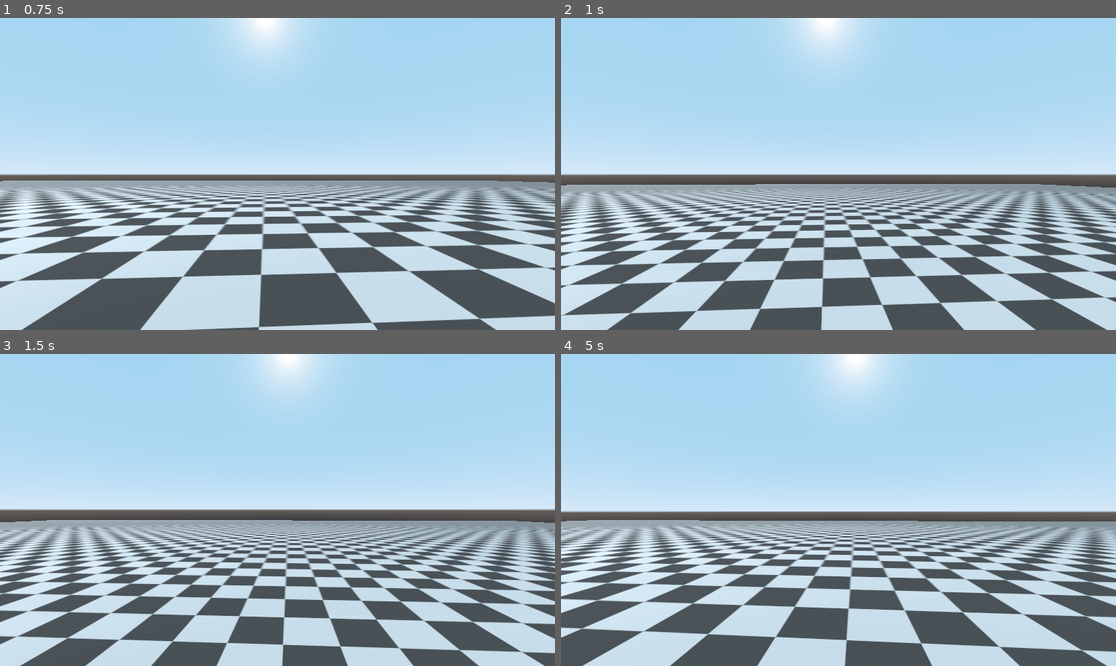
Above: before the commit, frames 1-4 (two rows, left to right).
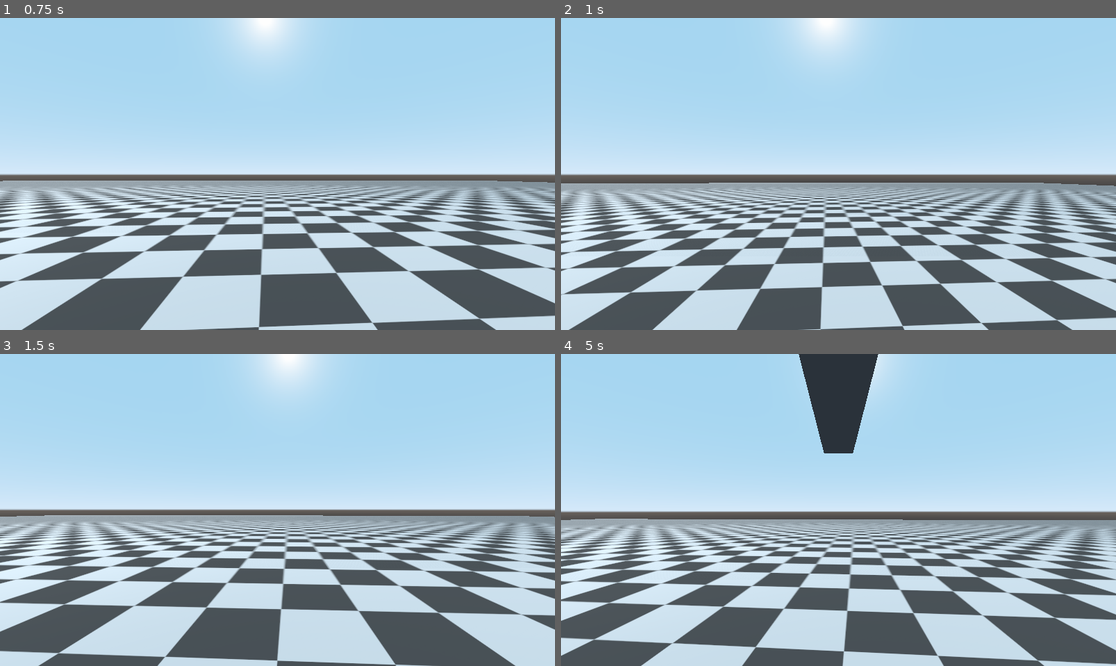
Above: after the commit, the same moments.

Repository: Octopodes-Nuts/FracturedExodus
Game: Godot game, scene res://environment/maps/test_map/TestMap.tscn
Same seed, same stepped clock (60 frames per second), same inputs: the game is played once before the commit and once after it.
Inputs (mouse positions are in pixels of both pictures, inside the frame that each line leads up to):
- Up to frame 1 (0.75 s): move the mouse to (305, 174) at 0.52 s; hold W (move_forward) from 0.53 s (still down); right-click (305, 174) at 0.6 s
- Up to frame 2 (1 s): keep holding W (move_forward); tap Space (jump) at 0.77 s; click (866, 174) at 0.8 s
- Up to frame 3 (1.5 s): keep holding W (move_forward); tap Space (jump) at 1.07 s; move the mouse to (249, 510) at 1.27 s; click (249, 510) at 1.35 s
- Up to frame 4 (5 s): keep holding W (move_forward); tap Space (jump) at 1.52, 1.82, 3.02, 3.32, 3.77, 3.8, 4.07, 4.35, 4.52, 4.82 s; tap 1 (primary_weapon, bound only after the commit) at 1.55, 2.1 s; move the mouse to (849, 503) at 2.02 s; click (849, 503) at 2.17 s; tap 2 (secondary_weapon, bound only after the commit) at 2.3, 2.85 s; move the mouse to (832, 516) at 2.77 s; click (832, 516) at 2.92 s; tap 3 (tertiary_weapon, bound only after the commit) at 3.05, 3.6 s; move the mouse to (877, 513) at 3.52 s; click (877, 513) at 3.67 s; move the mouse to (794, 506) at 4.27 s; click (794, 506) at 4.42 s; right-click (794, 506) at 4.55 s

Frame 1 is identical in both runs. In frame 2, 25% of the frame differs, in the area x 0-100%, y 52-100%; in frame 3, 28%; in frame 4, 32%, in the area x 0-100%, y 0-100%.

Commit message:
add weapon selection

Diff:
--- a/src/behavior/account/Character.gd
+++ b/src/behavior/account/Character.gd
@@ -20,15 +20,21 @@
 
 var class_type: int # ClassType
 var experience: int
-var primary_weapon: Weapon
-var secondary_weapon: Weapon
-var tertiary_weapon: Weapon
+var primary_weapon: Weapon = Weapon.new()
+var secondary_weapon: Weapon = Weapon.new()
+var tertiary_weapon: Weapon = Weapon.new()
 var equipment: Array # Array of Equipment
 
 # Called when the node enters the scene tree for the first time.
 func _ready():
 	pass # Replace with function body.
 
+# set all weapons inactive
+func set_weapons_inactive():
+	primary_weapon.active = false
+	secondary_weapon.active = false
+	tertiary_weapon.active = false
+
 
 # Called every frame. 'delta' is the elapsed time since the previous frame.
 #func _process(delta):
--- a/src/behavior/environment/map/Map.gd
+++ b/src/behavior/environment/map/Map.gd
@@ -4,7 +4,7 @@
 onready var Global = get_node('/root/Global')
 
 # When tree is entered, set as the map root
-func _enter_tree():
+func _ready():
 	Global.map_root = self
 
 # Remove self from map_root to allow for clean destruction
--- a/src/behavior/player/Player.tscn
+++ b/src/behavior/player/Player.tscn
@@ -15,6 +15,7 @@
 script = ExtResource( 1 )
 MAX_SPEED = 4.0
 MAX_SPRINT = 7.0
+jump = 7.0
 
 [node name="player_mesh" type="MeshInstance" parent="."]
 transform = Transform( 1, 0, 0, 0, -4.37114e-08, -1, 0, 1, -4.37114e-08, 0, 0, 0 )
@@ -51,3 +52,6 @@
 transform = Transform( 1, 0, 0, 0, 1, 0, 0, 0, 1, -0.3, 0, 0 )
 enabled = true
 cast_to = Vector3( 0, -2, 0 )
+
+[node name="gun_location" type="Spatial" parent="."]
+transform = Transform( 1, 0, 0, 0, 1, 0, 0, 0, 1, 0, 0.49182, -0.84987 )
--- a/src/behavior/player/movement/DefaultController.gd
+++ b/src/behavior/player/movement/DefaultController.gd
@@ -2,6 +2,8 @@
 extends KinematicBody
 
 class_name DefaultController
+
+onready var WeaponRegister = get_node('/root/WeaponRegister')
 
 export var MAX_SPEED: float = 6.0
 export var MAX_SPRINT: float = 12.0
@@ -29,6 +31,7 @@
 var gravity_vec = Vector3()
 
 onready var head = $camera_head
+onready var gun_location = $gun_location
 onready var ground_check_0 = $ground_check_0
 onready var ground_check_1 = $ground_check_1
 onready var ground_check_2 = $ground_check_2
@@ -42,8 +45,8 @@
 func _ready():
 	# set up default character
 	character = Character.new()
-	character.primary_weapon = DefaultGun.new()
-	character.secondary_weapon = DefaultPistol.new()
+	character.primary_weapon = WeaponRegister.gun_register["DefaultGun"].instance()
+	character.secondary_weapon = WeaponRegister.gun_register["DefaultPistol"].instance()
 	# end default character
 
 	# load from character
@@ -57,6 +60,28 @@
 		   ground_check_2.is_colliding() or \
 		   ground_check_3.is_colliding() or \
 		   ground_check_4.is_colliding()
+
+func _process(_delta):
+	# set cycle time ? so that you can't just keep
+	# shifting weapons but maybe not
+	if Input.is_action_just_pressed("primary_weapon"):
+		character.set_weapons_inactive()
+		character.primary_weapon.active = true
+		self.add_child(character.primary_weapon)
+		character.primary_weapon.transform.origin = gun_location.transform.origin
+		self.remove_child(character.primary_weapon)
+		head.add_child(character.primary_weapon)
+		# play animation
+	elif Input.is_action_just_pressed("secondary_weapon"):
+		character.set_weapons_inactive()
+		character.secondary_weapon.active = true
+		character.primary_weapon.transform.origin = gun_location.transform.origin
+		# play animtation
+	elif Input.is_action_just_pressed("tertiary_weapon"):
+		character.set_weapons_inactive()
+		# play animation
+		character.tertiary_weapon.active = true
+
 
 
 func _input(event):
@@ -101,7 +126,8 @@
 
 	# This must be changed as well
 	if Input.is_action_just_pressed("exit"):
-		Input.set_mouse_mode(Input.MOUSE_MODE_VISIBLE)
+		#Input.set_mouse_mode(Input.MOUSE_MODE_VISIBLE)
+		get_tree().quit()
 		#BRING UP ESCAPE MENU
 
 	if direction != Vector3.ZERO:
--- a/src/behavior/player/weapons/Gun.gd
+++ b/src/behavior/player/weapons/Gun.gd
@@ -6,11 +6,11 @@
 onready var Types = get_node('/root/Types')
 
 export var model: Mesh
-export var ads_animation: String
-export var fire_animation: String
-export var cock_animation: String
-export var reload_animation: String
-var player: AnimationPlayer
+export var ads_animation: String = "none"
+export var fire_animation: String = "none"
+export var cock_animation: String = "none"
+export var reload_animation: String = "none"
+var player: AnimationPlayer = AnimationPlayer.new()
 export var cycle_time: float = 0.7
 
 onready var muzzle_end: Spatial = $muzzle_end
@@ -20,7 +20,6 @@
 export var bullet_lifetime: float
 
 var current_cycle: float = 0.0
-var active: bool = false # test if gun is active
 
 func _ready():
 	# set up envrionment
--- a/src/behavior/player/weapons/Weapon.gd
+++ b/src/behavior/player/weapons/Weapon.gd
@@ -11,6 +11,7 @@
 
 var type: int = 0
 var faction: int = 0
+var active: bool = false
 
 # perform action specified by weapon
 func _use():
--- a/src/behavior/settings.gd
+++ b/src/behavior/settings.gd
@@ -23,6 +23,9 @@
 	"exit",
 	"ads",
 	"use_scanner",
+	"primary_weapon",
+	"secondary_weapon",
+	"tertiary_weapon",
 	"heal"
 ]
 
@@ -55,6 +58,9 @@
 	InputMap.action_add_event("exit", _link_key(KEY_ESCAPE))
 	InputMap.action_add_event("ads", _link_mb(BUTTON_RIGHT))
 	InputMap.action_add_event("use_scanner", _link_key(KEY_Q))
+	InputMap.action_add_event("primary_weapon", _link_key(KEY_1))
+	InputMap.action_add_event("secondary_weapon", _link_key(KEY_2))
+	InputMap.action_add_event("tertiary_weapon", _link_key(KEY_3))
 	InputMap.action_add_event("heal", _link_key(KEY_4))
 
 # For now, all events are set to defaults
--- /dev/null
+++ b/src/behavior/weapon_register.gd
@@ -0,0 +1,6 @@
+extends Node
+
+onready var gun_register = {
+    "DefaultGun": preload("res://behavior/player/weapons/guns/default_gun/DefaultGun.tscn"),
+    "DefaultPistol": preload("res://behavior/player/weapons/guns/default_pistol/DefaultPistol.tscn")
+}
--- a/src/environment/maps/test_map/TestMap.tscn
+++ b/src/environment/maps/test_map/TestMap.tscn
@@ -1,14 +1,16 @@
-[gd_scene load_steps=6 format=2]
+[gd_scene load_steps=7 format=2]
 
 [ext_resource path="res://debug/materials/debug_tile_0.tres" type="Material" id=1]
 [ext_resource path="res://behavior/player/Player.tscn" type="PackedScene" id=2]
 [ext_resource path="res://debug/debug_prefabs/box_obsticle_0.tscn" type="PackedScene" id=3]
+[ext_resource path="res://behavior/environment/map/Map.gd" type="Script" id=4]
 
 [sub_resource type="BoxShape" id=1]
 
 [sub_resource type="CubeMesh" id=2]
 
-[node name="Spatial" type="Spatial"]
+[node name="map_root" type="Spatial"]
+script = ExtResource( 4 )
 
 [node name="floor" type="StaticBody" parent="."]
 transform = Transform( 100, 0, 0, 0, 1, 0, 0, 0, 100, 0, 0, 0 )
--- a/src/project.godot
+++ b/src/project.godot
@@ -96,6 +96,7 @@
 Settings="*res://behavior/settings.gd"
 Setup="*res://behavior/setup.gd"
 Types="*res://behavior/types.gd"
+WeaponRegister="*res://behavior/weapon_register.gd"
 
 [display]
 
